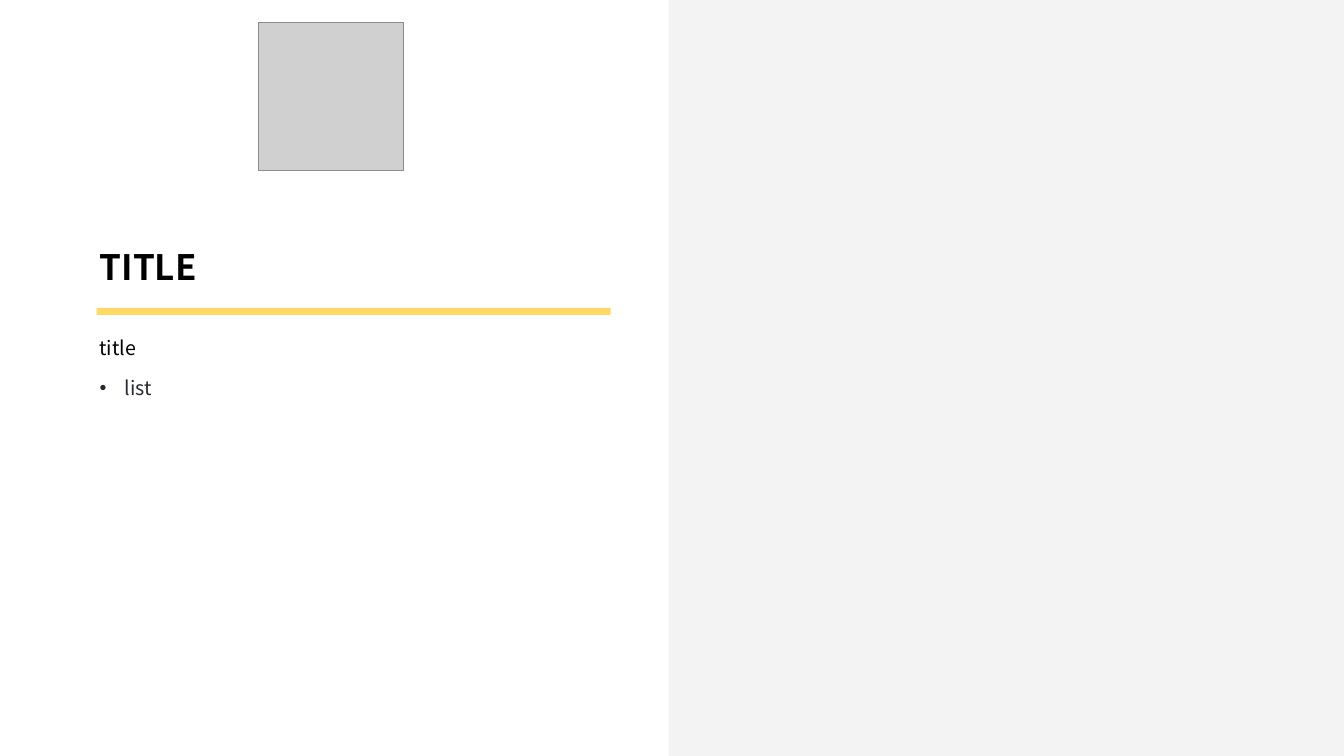
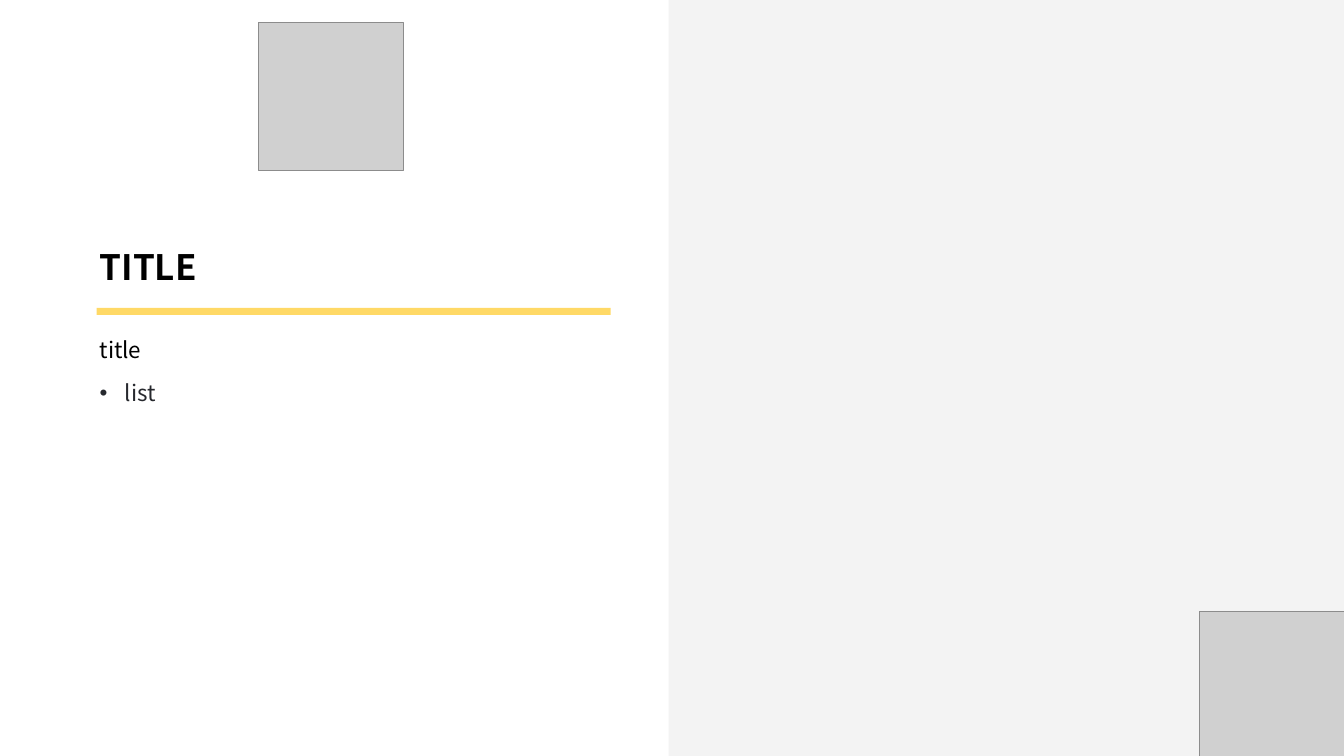
Before and after one commit to doomlover/KSGameEngineTutorials, a slide deck: slide 5 of PPTs/模板.pptx. Drawn at 1344x756 pixels with LibreOffice and Linux fonts; fonts in the diff are those of the drawing; grey boxes stand for pictures. Boxes give left, top, right and bottom in pixels: in the first picture for what was removed or moved away, otherwise in the second. Text is boxed around its words. In the diff, an @@ line names an element or a change of style, - is before the commit and + after.

```diff
--- a/PPTs/模板.pptx
+++ b/PPTs/模板.pptx
@@ text "title" at <box>100,340,156,402</box>: size 28 to 32 pt @@
@@ picture added at <box>1199,611,1344,756</box> @@
```
Also in this commit, not shown: 9 other slides changed.
